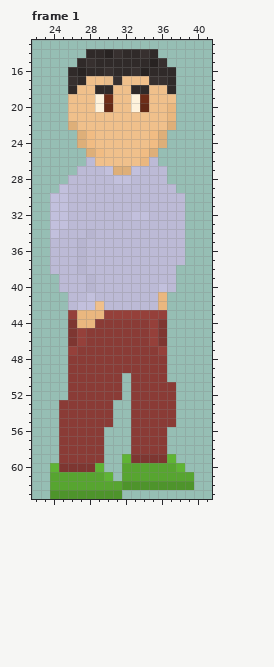
One commit to this pixel-art file: Assets/art/hamilton/HamiltonEast/Bank/Characters/LineWaiter2/LineWaiter2IdleR.aseprite. The picture above was drawn from the file before the commit.
64x64 pixels, 2 frames. Pixels under 10% opacity are left out. Colours within 5 levels of each other are drawn and written as one. Shown: frame 1: x 22..41, y 13..63. The commit also changed other frames, which this record leaves out.
After:
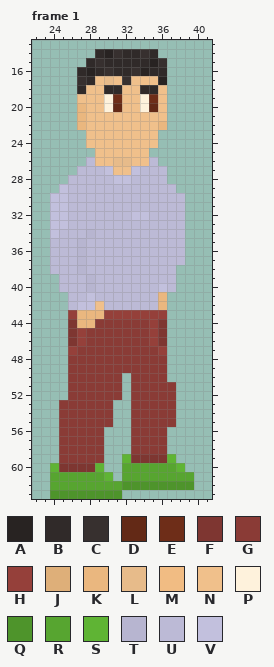
Palette (. is transparent): A #282322  B #302a29  C #37302f  D #632916  E #6e2d18  F #7e3631  G #8a3b36  H #95403a  J #deaf79  K #eab77f  L #e7bb8a  M #f1bc83  N #f0c08b  P #fef2dc  Q #4e942b  R #57a530  S #5fb434  T #b7b5d0  U #bcbad6  V #c2c0dd
Difference:
--- frame 1
@@ x 22..41 @@
 13 ....................
-14 ......BBACBBCB......
-15 .....BCBBBBBBAC.....
-16 ....BABBCBBCABBB....
-17 ....CBNNLCNNNCCB....
-18 ....BNNBBNNBBNNB....
-19 ....NNNPENNPENNN....
-20 ....NNNPDNNPDNNK....
-21 ....NNNNNNNNNNNK....
-22 ....JNNNNNNNNNNJ....
-23 .....JMNNNNNNMJ.....
-24 .....JMNNNNNNMJ.....
-25 ......JMNNNNMJ......
-26 ......UNNNNNKU......
-27 .....UUUVJJVUUU.....
+14 .......BACBBCB......
+15 ......BCBBBBBAC.....
+16 .....BABCBBCABB.....
+17 .....CBNLNCNNNA.....
+18 .....BNNBBNNBBN.....
+19 .....NNNPENNPEN.....
+20 .....KNNPDNNPDN.....
+21 .....KNNNNNNNNN.....
+22 .....KNNNNNNNNK.....
+23 ......NNNNNNNN......
+24 ......NNNNNNNN......
+25 .......NNNNNN.......
+26 ......UNNLLNNU......
+27 .....UUUVNNVUUU.....
 28 ....UUUUUVVUUUU.....
Boxes around the changes in both pictures, in picture pixels (x1, y1, x2, y2):
changed: (68, 49, 176, 175)
